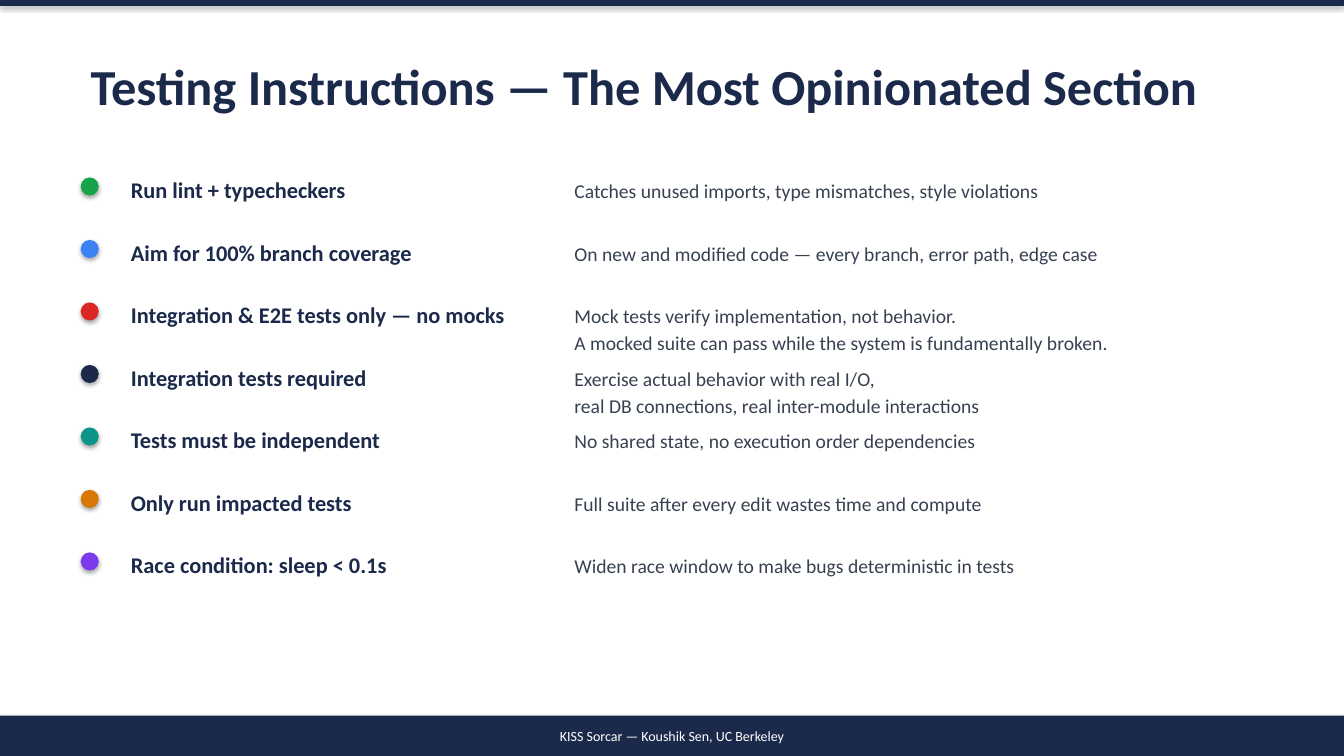
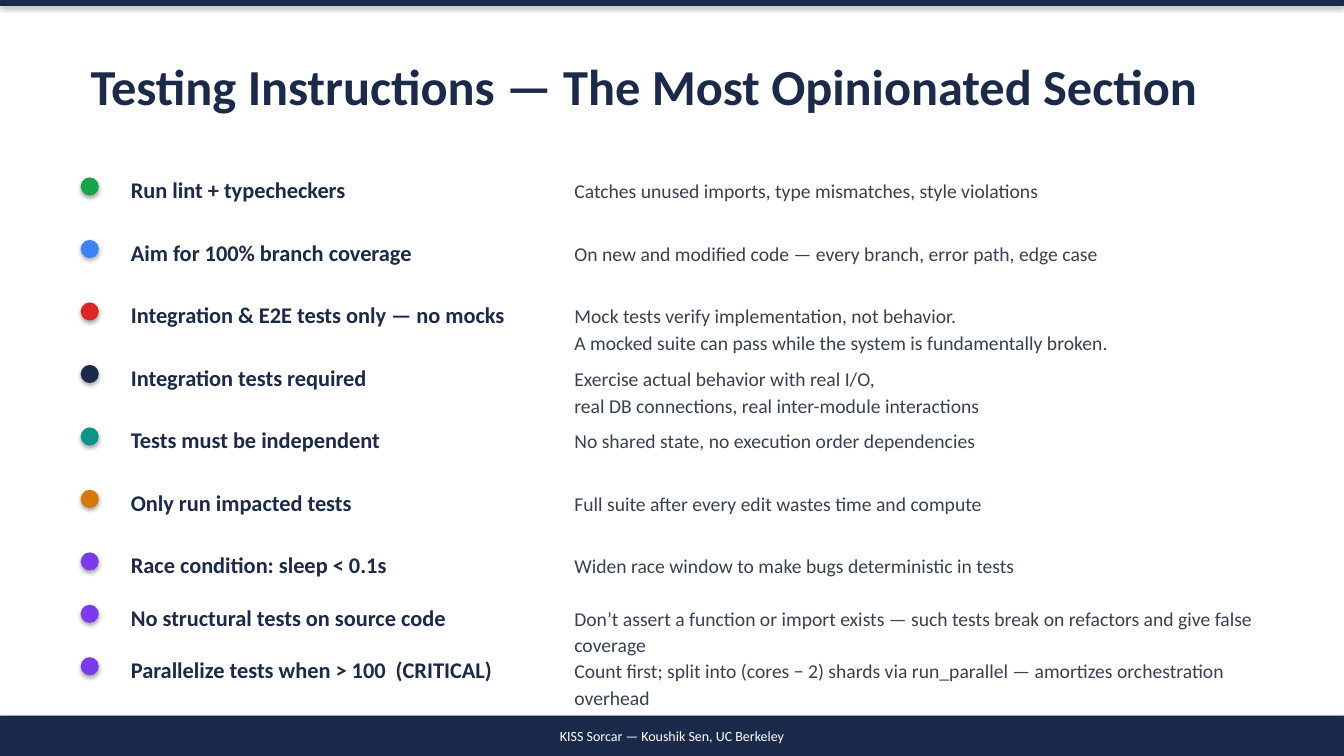
Before and after one commit to ksenxx/kiss_ai, a slide deck: slide 26 of papers/kisssorcar/KISS_Sorcar_Lecture.pptx. Drawn at 1344x756 pixels with LibreOffice and Linux fonts; fonts in the diff are those of the drawing. Boxes give left, top, right and bottom in pixels: in the first picture for what was removed or moved away, otherwise in the second. Text is boxed around its words. In the diff, an @@ line names an element or a change of style, - is before the commit and + after.

Commit message:
docs: update KISS Sorcar lecture slides to match latest source material
User prompt:
can you update the slides at PWD/papers/kisssorcar/KISS_Sorcar_Lecture.pptx based on the latest PWD/papers/kisssorcar/kiss_sorcar.tex ?

```diff
--- a/papers/kisssorcar/KISS_Sorcar_Lecture.pptx
+++ b/papers/kisssorcar/KISS_Sorcar_Lecture.pptx
@@ ellipse added at (81, 605, 99, 623), fill #7C3AED @@
@@ text added at (131, 610, 445, 626), 16 pt, text #1B2A4A, bold @@
+No structural tests on source code
@@ text added at (574, 612, 1252, 656), 14 pt, text #374151 @@
+Don’t assert a function or import exists — such tests break on refactors and give false coverage
@@ ellipse added at (81, 657, 99, 676), fill #7C3AED @@
@@ text added at (131, 661, 492, 681), 16 pt, text #1B2A4A, bold @@
+Parallelize tests when > 100 (CRITICAL)
@@ text added at (574, 664, 1224, 705), 14 pt, text #374151 @@
+Count first; split into (cores − 2) shards via run_parallel — amortizes orchestration overhead
```
Also in this commit, not shown: 1 other slide changed.
